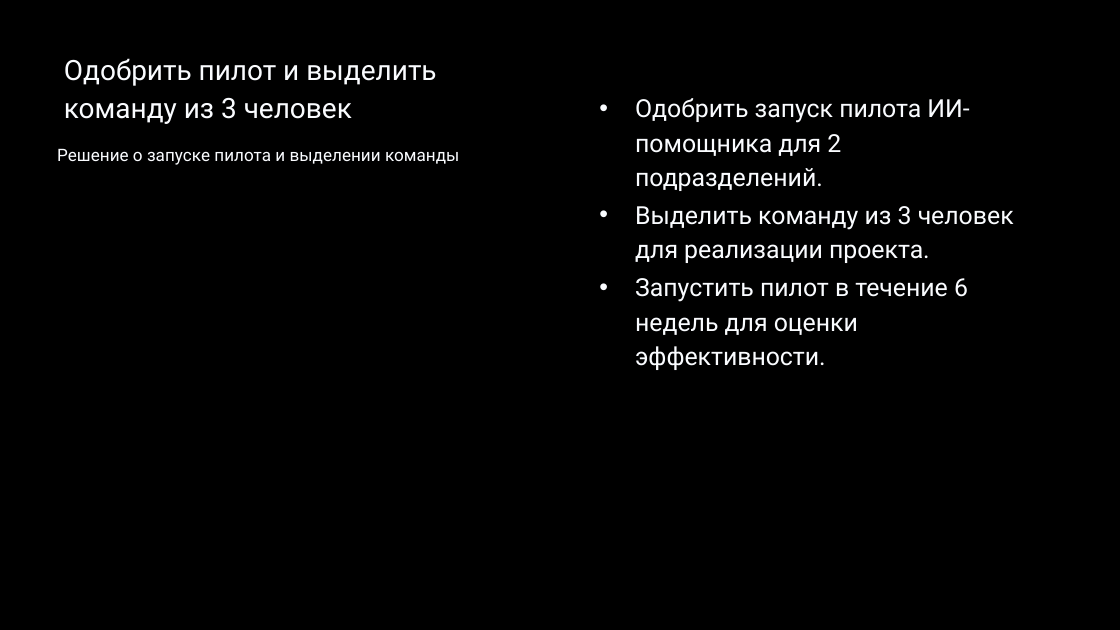
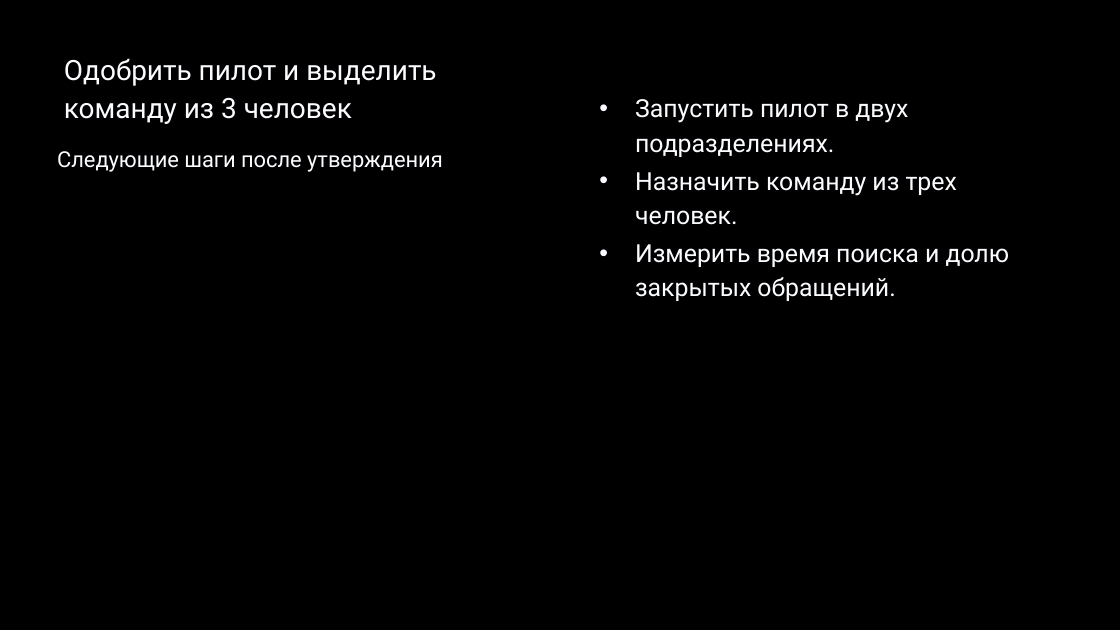
Before and after one commit to temurysega/lct_vk, a slide deck: slide 12 of deliverables/vk-tech-balanced.pptx. Drawn at 1120x630 pixels with LibreOffice and Linux fonts; fonts in the diff are those of the drawing; background and template pictures are left out. Boxes give left, top, right and bottom in pixels: in the first picture for what was removed or moved away, otherwise in the second. Text is boxed around its words. In the diff, an @@ line names an element or a change of style, - is before the commit and + after.

```diff
--- a/deliverables/vk-tech-balanced.pptx
+++ b/deliverables/vk-tech-balanced.pptx
@@ text at (x1=635, y1=99, x2=1010, y2=301): text changed @@
-• Одобрить запуск пилота ИИ-помощника для 2 подразделений.
-• Выделить команду из 3 человек для реализации проекта.
-• Запустить пилот в течение 6 недель для оценки эффективности.
+• Запустить пилот в двух подразделениях.
+• Назначить команду из трех человек.
+• Измерить время поиска и долю закрытых обращений.
@@ text at (x1=57, y1=151, x2=443, y2=172): text changed; size 11 to 14.1 pt @@
-Решение о запуске пилота и выделении команды
+Следующие шаги после утверждения
```
Also in this commit, not shown: 6 other slides changed, 5 slides added, 5 slides removed, 39 other files.
